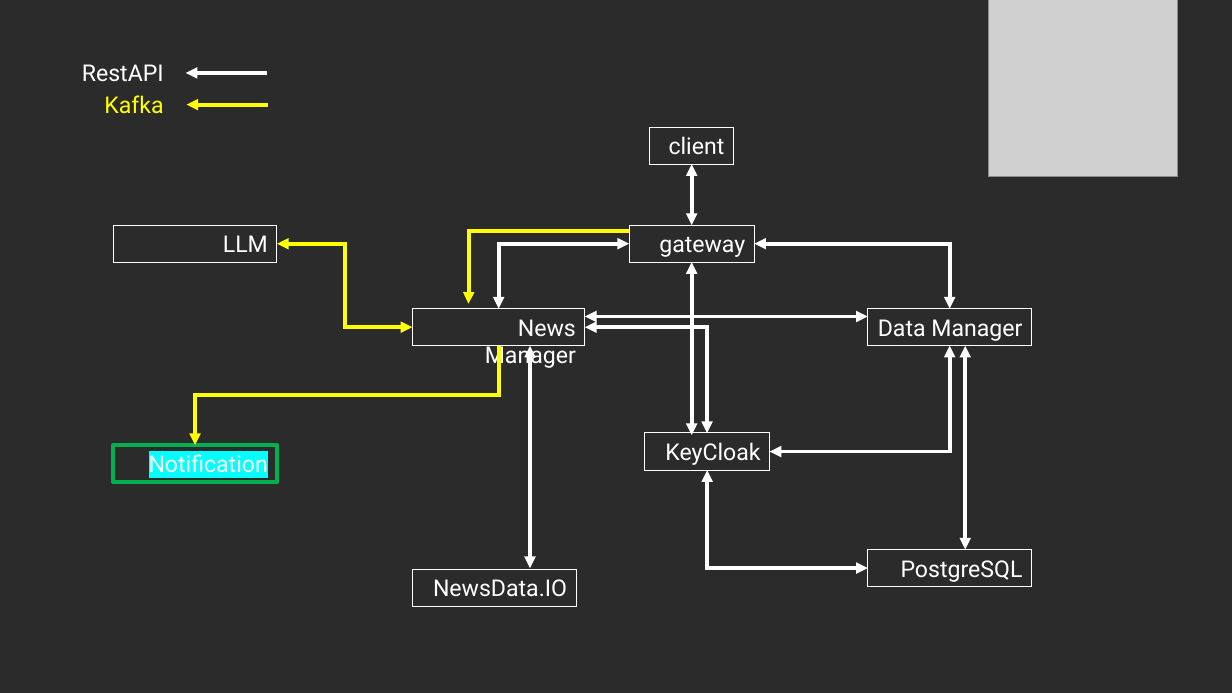
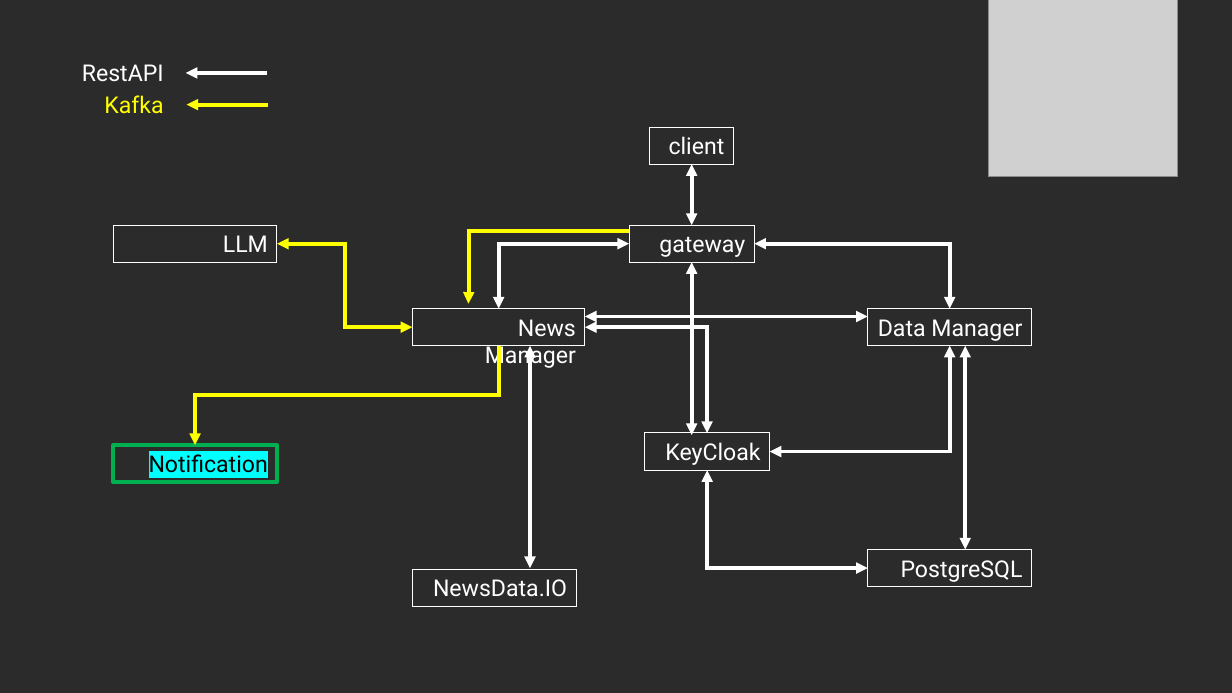
Before and after one commit to ohhanadavid/news-ai, a slide deck: slide 9 of מצגת.pptx. Drawn at 1232x693 pixels with LibreOffice and Linux fonts; fonts in the diff are those of the drawing; grey boxes stand for pictures; background and template pictures are left out; a plain dark background stands for a picture behind light text. Boxes give left, top, right and bottom in pixels: in the first picture for what was removed or moved away, otherwise in the second. Text is boxed around its words. In the diff, an @@ line names an element or a change of style, - is before the commit and + after.

```diff
--- a/מצגת.pptx
+++ b/מצגת.pptx
@@ rectangle "Notification" at <box>113,445,276,482</box>: text colour #FFFFFF to #000000 @@
```
Also in this commit, not shown: 5 other slides changed, 18 other files.
